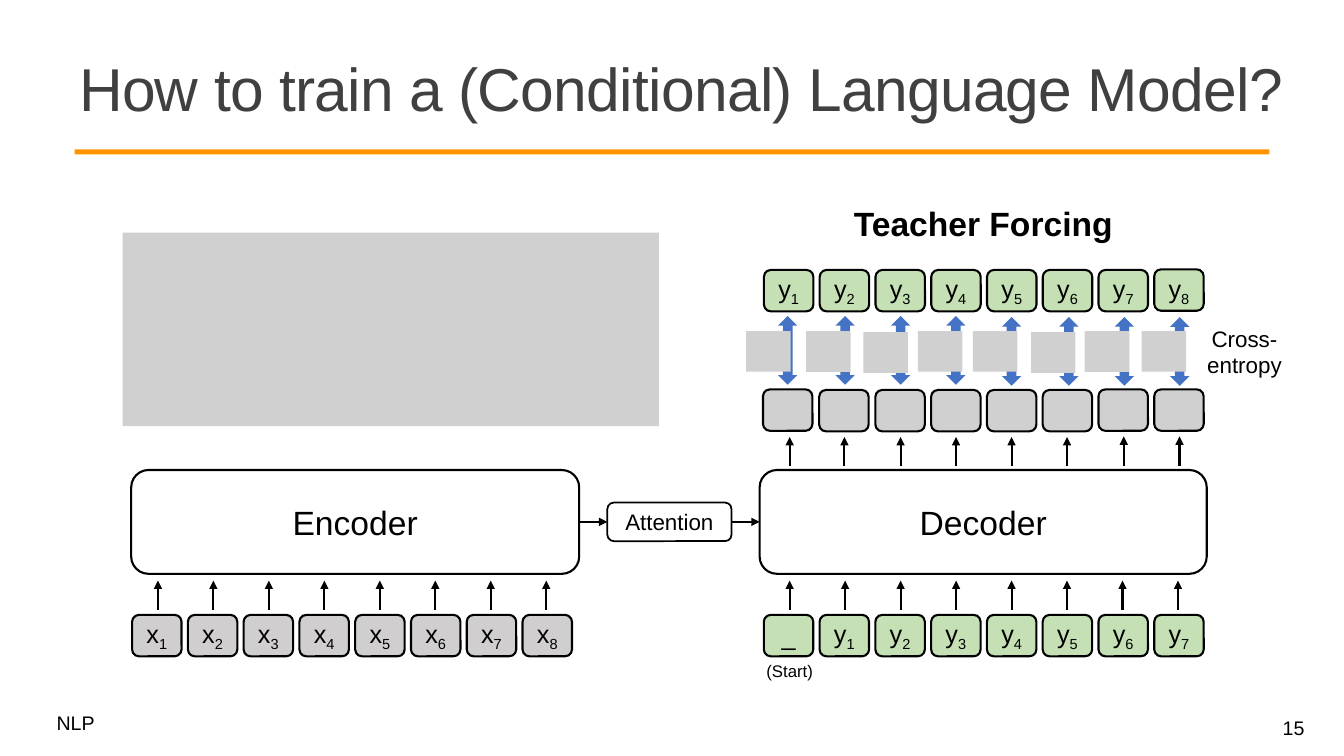
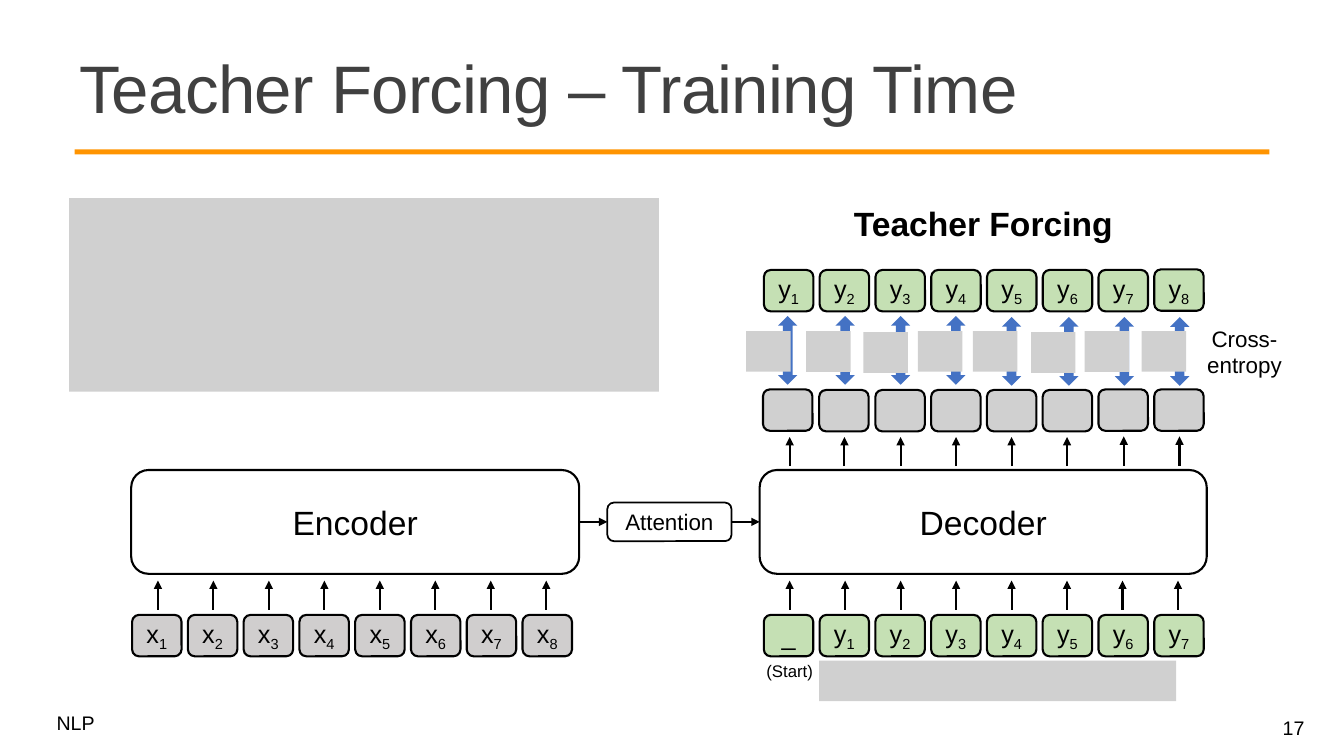
Before and after one commit to mcps5601/CGUNLP_2026_Spring, a slide deck: slide 17 of slides/w8_decoder_0413.pptx (slide 15 before the commit). Drawn at 1344x756 pixels with LibreOffice and Linux fonts; fonts in the diff are those of the drawing; grey boxes stand for pictures; background and template pictures are left out. Boxes give left, top, right and bottom in pixels: in the first picture for what was removed or moved away, otherwise in the second. Text is boxed around its words. In the diff, an @@ line names an element or a change of style, - is before the commit and + after.

```diff
--- a/slides/w8_decoder_0413.pptx
+++ b/slides/w8_decoder_0413.pptx
@@ title at [79, 64, 1018, 126]: text changed; size 43.2 to 48 pt @@
-How to train a (Conditional) Language Model?
+Teacher Forcing – Training Time
@@ picture: place and size @@
-picture at [123, 233, 659, 426]
+picture at [69, 198, 658, 391]
@@ picture added at [820, 660, 1177, 701] @@
@@ page number at [1283, 721, 1305, 735]: text changed @@
-15
+17
```
Also in this commit, not shown: 7 other slides changed, 2 slides added, 1 other file.
